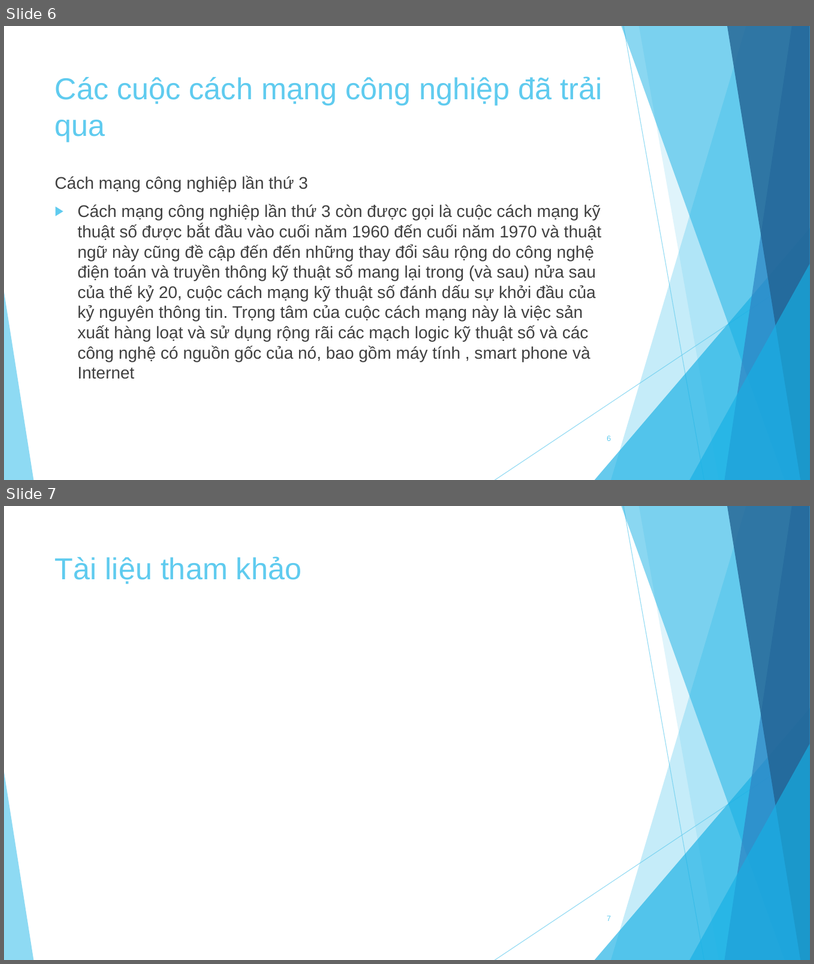
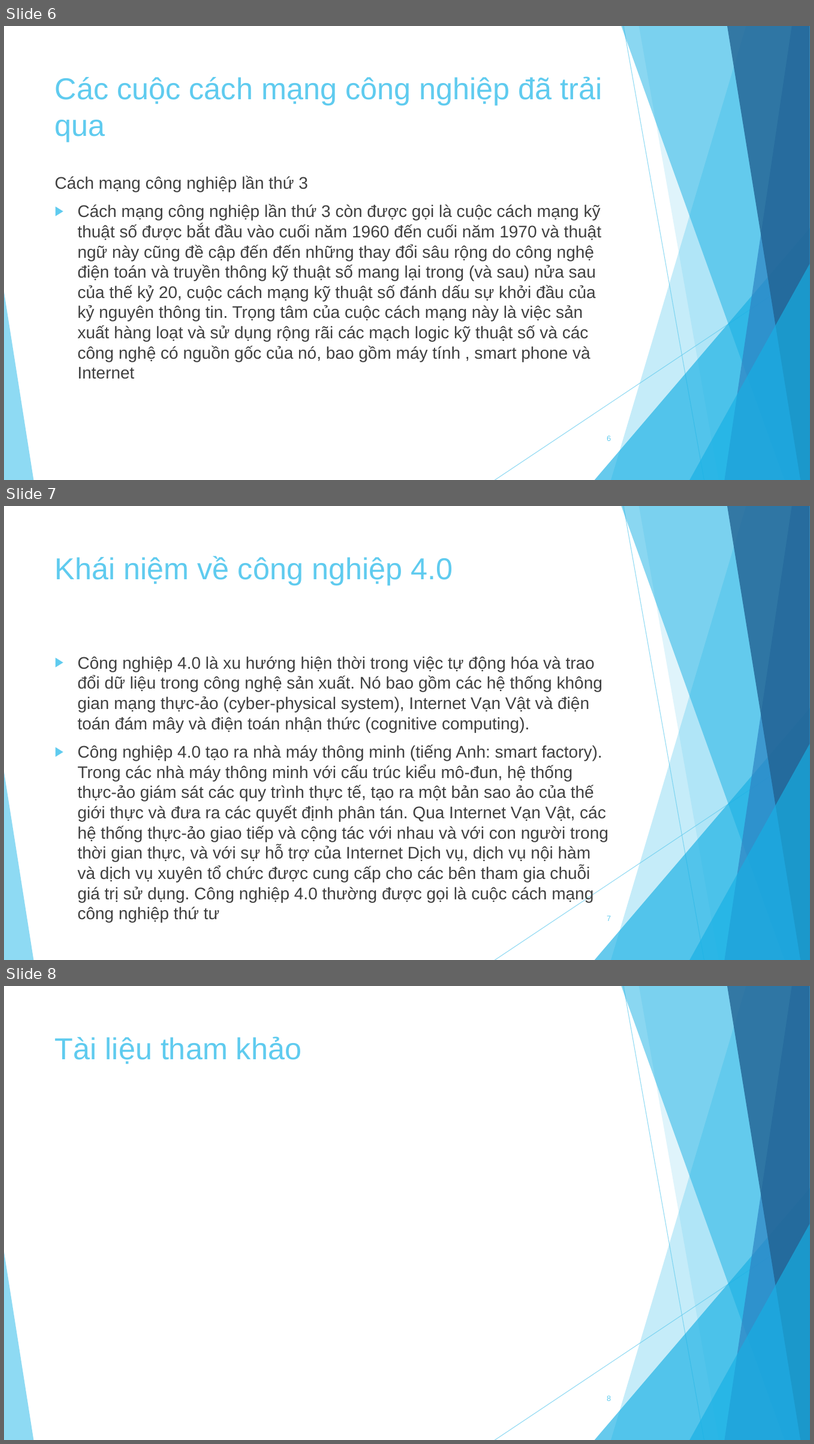
Before and after one commit to knst18ck2/KNST, a slide deck: Báo cáo.pptx. Shown one above the other, each under a label of ours: slides 6 and 7 before the commit, slides 6, 7 and 8 after it. The pictures are 814x964 and 814x1444 pixels, drawn with LibreOffice and Linux fonts; fonts in the diff are those of the drawing. Boxes give left, top, right and bottom in pixels: in the first picture for what was removed or moved away, otherwise in the second. Text is boxed around its words. In the diff, an @@ line names an element or a change of style, - is before the commit and + after.

Commit message:
update khai niem cn 4.0

```diff
--- a/Báo cáo.pptx
+++ b/Báo cáo.pptx
@@ slide 7 added at bbox=[4, 506, 810, 960], background #FFFFFF; not listed: 10 template elements that a slide beside it also shows @@
@@ title added at bbox=[55, 556, 453, 585], 36 pt, text #5FCBEF @@
+Khái niệm về công nghiệp 4.0
@@ text added at bbox=[78, 656, 609, 902], 20 pt, text #404040 @@
+▶ Công nghiệp 4.0 là xu hướng hiện thời trong việc tự động hóa và trao đổi dữ liệu trong công nghệ sản xuất. Nó bao gồm các hệ thống không gian mạng thực-ảo (cyber-physical system), Internet Vạn Vật và điện toán đám mây và điện toán nhận thức (cognitive computing).
+▶ Công nghiệp 4.0 tạo ra nhà máy thông minh (tiếng Anh: smart factory). Trong các nhà máy thông minh với cấu trúc kiểu mô-đun, hệ thống thực-ảo giám sát các quy trình thực tế, tạo ra một bản sao ảo của thế giới thực và đưa ra các quyết định phân tán. Qua Internet Vạn Vật, các hệ thống thực-ảo giao tiếp và cộng tác với nhau và với con người trong thời gian thực, và với sự hỗ trợ của Internet Dịch vụ, dịch vụ nội hàm và dịch vụ xuyên tổ chức được cung cấp cho các bên tham gia chuỗi giá trị sử dụng. Công nghiệp 4.0 thường được gọi là cuộc cách mạng công nghiệp thứ tư
@@ page number added at bbox=[607, 915, 611, 921], 9 pt, text #5FCBEF @@
+7
@@ what was slide 7 is now slide 8 @@
@@ page number at bbox=[607, 1395, 611, 1401]: text changed @@
-7
+8
```
